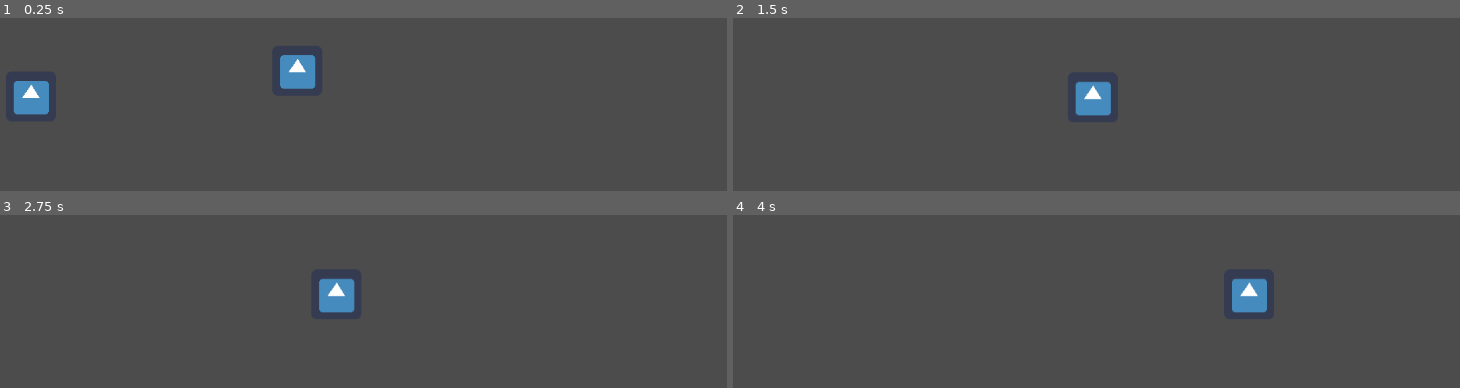
Above: before the commit, frames 1-4 (two rows, left to right).
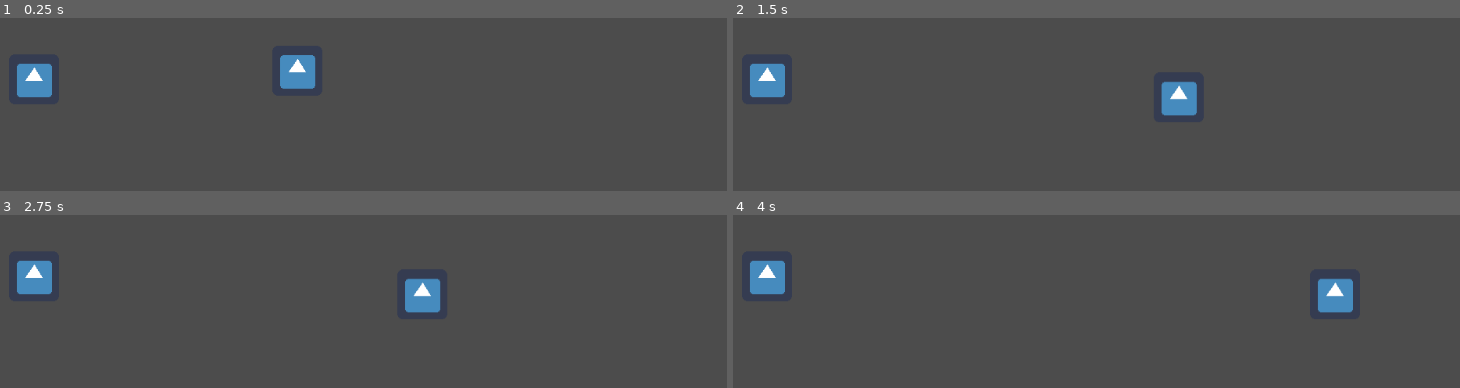
Above: after the commit, the same moments.

Repository: h19BeMa/Dream
Game: Godot game, scene res://Main.tscn
Two runs of this game, one before a commit and one after it. Both use one fixed random seed, a clock stepped at 60 frames per second and the inputs below. The engine's default icon, where the game draws it, is replaced by a stand-in: a white triangle on a blue panel in a dark square.
Inputs:
- Up to frame 1 (0.25 s): no input
- Up to frame 2 (1.5 s): tap Enter (ui_accept) at 0.5, 0.6, 0.77, 1.07, 1.35 s; hold Right (ui_right) from 0.53 s (still down)
- Up to frame 3 (2.75 s): tap Enter (ui_accept) at 1.52, 1.82, 2.1 s; release Right (ui_right) at 2.03 s; hold Left (ui_left) from 2.03 s (still down)
- Up to frame 4 (4 s): release Left (ui_left) at 2.78 s; hold Right (ui_right) from 2.78 s (still down); tap Enter (ui_accept) at 2.85, 3.02, 3.32, 3.6, 3.77 s

The runs differ from the first frame. In frame 1, 1.2% of the frame differs, in the area x 1-8%, y 26-57%; in frame 2, 2.9%, in the area x 2-64%, y 26-57%; in frame 3, 2.9%; in frame 4, 2.9%.

Commit message:
item class done

Diff:
--- a/Main.tscn
+++ b/Main.tscn
@@ -1,7 +1,8 @@
-[gd_scene load_steps=6 format=2]
+[gd_scene load_steps=7 format=2]
 
 [ext_resource path="res://player.tscn" type="PackedScene" id=1]
 [ext_resource path="res://icon.png" type="Texture" id=2]
+[ext_resource path="res://item_class.gd" type="Script" id=3]
 [ext_resource path="res://dialogueScript.gd" type="Script" id=4]
 
 [sub_resource type="RectangleShape2D" id=1]
@@ -11,6 +12,9 @@
 extents = Vector2( 33, 33 )
 
 [node name="Main" type="Node2D"]
+
+[node name="item_class" type="Node" parent="."]
+script = ExtResource( 3 )
 
 [node name="player" parent="." instance=ExtResource( 1 )]
 position = Vector2( 474, 253 )
@@ -36,7 +40,7 @@
 }
 
 [node name="item1" type="Area2D" parent="items"]
-position = Vector2( 133, 316 )
+position = Vector2( 137, 294 )
 script = ExtResource( 4 )
 __meta__ = {
 "_edit_group_": true
--- a/dialogueScript.gd
+++ b/dialogueScript.gd
@@ -1,13 +1,13 @@
 extends Area2D
 class_name DialogueAction
+
 
 onready var sprite = get_node("Sprite")
 onready var movement = get_node("../../player")
 onready var text_label = get_node("../RichTextLabel")
-
+onready var get_item = get_node("../../item_class")
 var dialog_over = false
 var dia_index = 1
-var picked = false
 
 
 export (String, FILE, "*.json") var dialogue_file_path : String
@@ -20,12 +20,12 @@
 	dialogue = load_dialogue(dpath)
 
 func _process(delta):
-	if picked == true:
+	if get_item.items["1"]["is_picked"] == true && movement.entered == true:
 		sprite.hide()
 
 func _input(event):
 	if Input.is_action_just_pressed("ui_accept") && dialog_over == true:
-		picked = true
+		get_item.items["1"]["is_picked"] = true
 
 func interact() -> void:
 
--- /dev/null
+++ b/item_class.gd
@@ -0,0 +1,18 @@
+extends Node
+class_name item_class
+
+var items : Dictionary
+var item_characteristics : Dictionary
+
+func _ready():
+	all_items()
+
+func _init():
+	pass
+
+func all_items():
+
+	items = {"1" : {"name": "yellow_key", "is_picked": false},
+			 "2" : {"name": "red_key", "is_picked": false}}
+
+	pass
--- a/project.godot
+++ b/project.godot
@@ -13,9 +13,15 @@
 "class": "DialogueAction",
 "language": "GDScript",
 "path": "res://dialogueScript.gd"
+}, {
+"base": "Node",
+"class": "item_class",
+"language": "GDScript",
+"path": "res://item_class.gd"
 } ]
 _global_script_class_icons={
-"DialogueAction": ""
+"DialogueAction": "",
+"item_class": ""
 }
 
 [application]
